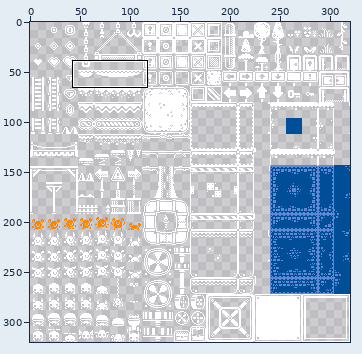
Two states of a sprite sheet, Resources/monochrome_tilemap_transparent_packed.png. Above, an overview of the earlier version with the close-up marked.
Close-up. Old version:
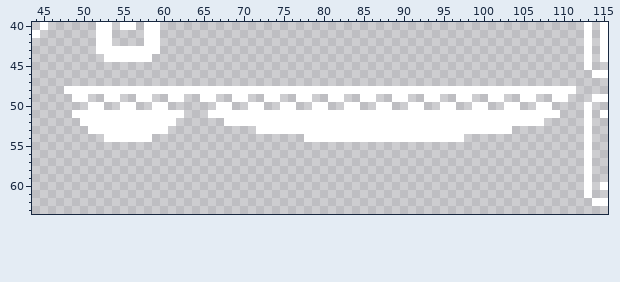
The file is 320x320 pixels. Shown: x 44..115, y 40..63.
After the commit:
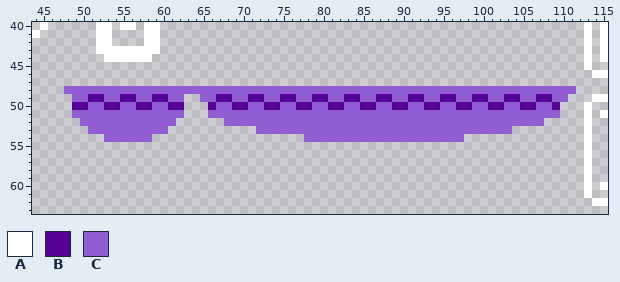
Palette (. is transparent): A #ffffff  B #560098  C #915dd3
The edit:
The edit adds colour B in row 49 at x 51 to 52, 55 to 56, 59 to 60, 67 to 68, 71 to 72, 75 to 76, 79 to 80, 83 to 84, 87 to 88, 91 to 92, 95 to 96, 99 to 100, 103 to 104 and 107 to 108; in row 50 at x 49 to 50, 53 to 54, 57 to 58, 61 to 62, 66, 69 to 70, 73 to 74, 77 to 78, 81 to 82, 85 to 86, 89 to 90, 93 to 94, 97 to 98, 101 to 102, 105 to 106 and 109.
Colour A gives way to colour C in row 48 at x 48 to 111; in row 49 at x 49 to 50, 53 to 54, 57 to 58, 61 to 62, 65 to 66, 69 to 70, 73 to 74, 77 to 78, 81 to 82, 85 to 86, 89 to 90, 93 to 94, 97 to 98, 101 to 102, 105 to 106 and 109 to 110; in row 50 at x 51 to 52, 55 to 56, 59 to 60, 67 to 68, 71 to 72, 75 to 76, 79 to 80, 83 to 84, 87 to 88, 91 to 92, 95 to 96, 99 to 100, 103 to 104 and 107 to 108; in row 51 at x 49 to 62 and 66 to 109; in row 52 at x 50 to 61 and 68 to 107; in row 53 at x 51 to 60 and 72 to 103.
Colour A gives way to colour C in row 54 at x 53 to 58 and 78 to 97.
